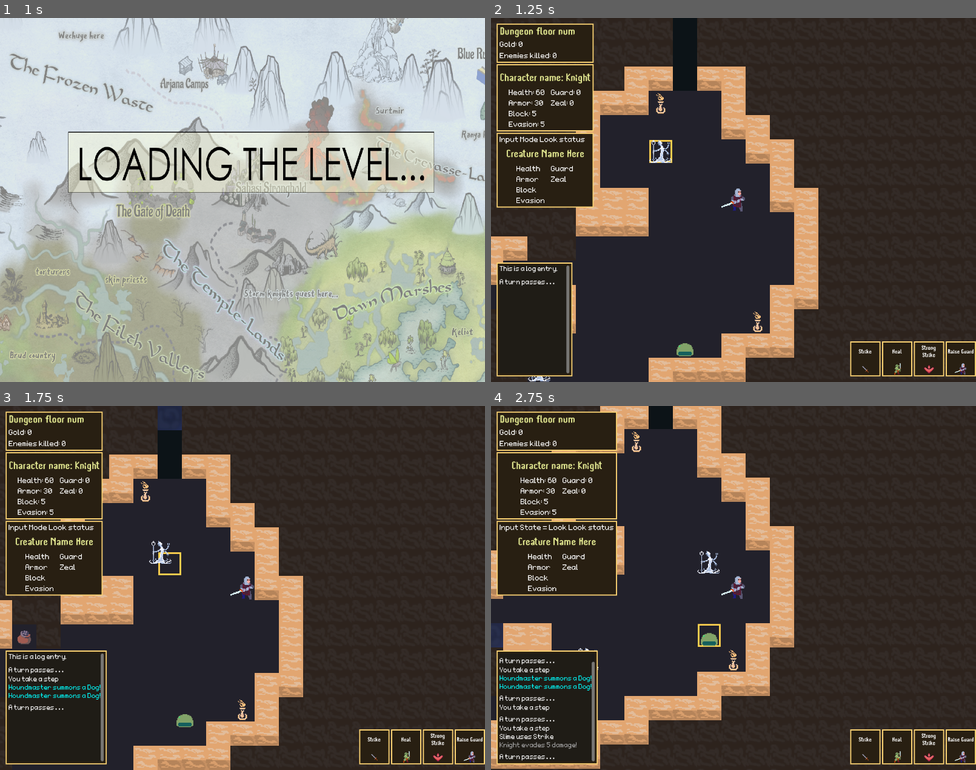
Above: before the commit, frames 1-4 (two rows, left to right).
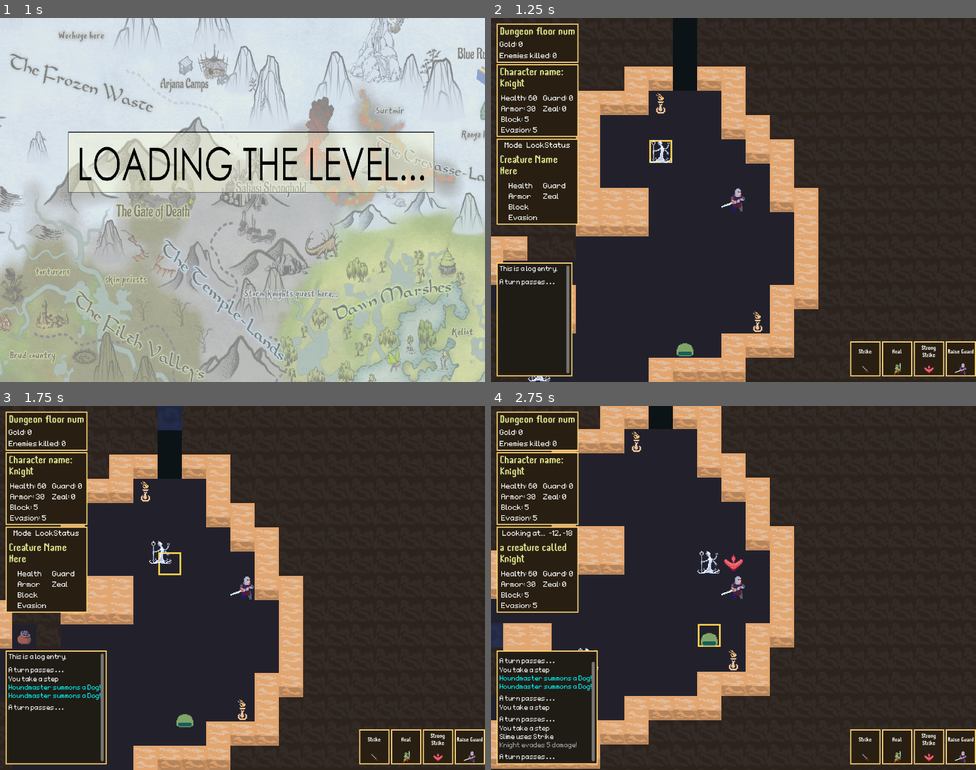
Above: after the commit, the same moments.

Repository: OttoElomaa/godot-4-roguelike-knights
Game: Godot game, scene res://Scenes/game_main.tscn
Same seed, same stepped clock (60 frames per second), same inputs: the game is played once before the commit and once after it.
Inputs (mouse positions are in pixels of both pictures, inside the frame that each line leads up to):
- Up to frame 1 (1 s): click (203, 200) at 0.52 s
- Up to frame 2 (1.25 s): no input
- Up to frame 3 (1.75 s): move the mouse to (242, 588) at 1.27 s; hold Right (ui_right) from 1.28 s (still down); tap 1 (1) at 1.35 s; tap 2 (2) at 1.55 s
- Up to frame 4 (2.75 s): move the mouse to (685, 708) at 2.02 s; release Right (ui_right) at 2.03 s; hold Down (ui_down) from 2.03 s (still down); tap 2 (2) at 2.1 s; tap L (L) at 2.3 s

Frame 1 is identical in both runs. In frame 2, 3.3% of the frame differs, in the area x 1-22%, y 1-57%; in frame 3, 3.6%; in frame 4, 6.7%, in the area x 1-52%, y 1-57%.

Commit message:
Minor: Small UI / lookTool tweaks

Diff:
--- a/Scenes/UI/LookCreatureInfoPanel.tscn
+++ b/Scenes/UI/LookCreatureInfoPanel.tscn
@@ -22,23 +22,27 @@
 
 [node name="HBoxUpper" type="HBoxContainer" parent="Margin/MainVBox"]
 layout_mode = 2
+theme_override_constants/separation = 10
+alignment = 1
 
 [node name="StateLabel" type="Label" parent="Margin/MainVBox/HBoxUpper"]
 layout_mode = 2
 theme = ExtResource("3_pxrl6")
-text = "Input Mode"
+text = "Mode"
 
 [node name="LookLabel" type="Label" parent="Margin/MainVBox/HBoxUpper"]
 layout_mode = 2
 theme = ExtResource("3_pxrl6")
-text = "Look status"
+text = "LookStatus"
 
 [node name="NameText" type="Label" parent="Margin/MainVBox"]
+custom_minimum_size = Vector2(200, 0)
 layout_mode = 2
 size_flags_horizontal = 4
 theme = ExtResource("4_66lwf")
 theme_override_colors/font_color = Color(0.882353, 0.901961, 0.564706, 1)
 text = "Creature Name Here"
+autowrap_mode = 2
 
 [node name="HBox" type="HBoxContainer" parent="Margin/MainVBox"]
 layout_mode = 2
--- a/Scripts/MiscUI/lookPanel.gd
+++ b/Scripts/MiscUI/lookPanel.gd
@@ -25,8 +25,7 @@
 
 	self.player = player
 
-	stateLabel.hide()
-	lookLabel.hide()
+	$Margin/MainVBox/HBoxUpper.hide()
 	nameLabel.text = "Character name: %s" % player.creatureName
 
 
@@ -41,11 +40,12 @@
 
 
 func updateView(creature:Node):
-	var labelsBox := $Margin/LookHbox
 
 	if player == null:
+		stateLabel.text = "Looking at..."
 		lookLabel.text = "%d, %d" % [creature.gridPosition.x, creature.gridPosition.y]
-		nameLabel.text = "It's a creature called %s" % creature.creatureName
+		nameLabel.text = "a creature called %s" % creature.creatureName
+
 
 	healthLabel.text = "Health: %d" % creature.stats.health.current
 	armorLabel.text = "Armor: %d" % creature.stats.armor.current
@@ -68,6 +68,8 @@
 func showLookInfo(game:Node, lookTool:Node):
 
 	var grid = game.getGrid()
+
+	stateLabel.text = "Looking at..."
 	lookLabel.text = "%d, %d" % [lookTool.gridPosition.x, lookTool.gridPosition.y]
 
 	var pos = lookTool.gridPosition
@@ -75,11 +77,11 @@
 	#### OPTION 2.1: A WALL TILE
 	#if not grid.is_tile_empty(lookTool.gridPosition):
 	if grid.getTileValue(pos) == 2:
-		nameLabel.text = "It's a wall."
+		nameLabel.text = "a wall."
 		toggleStatBlock(false)
 		return
 	elif grid.getTileValue(pos) == 1:
-		nameLabel.text = "It's an impassable void."
+		nameLabel.text = "an impassable void."
 		toggleStatBlock(false)
 		return
 
@@ -94,15 +96,15 @@
 		#### OPTION 2.2.2: EMPTY TILE
 		if grid.getTileValue(pos) == -1:
 			toggleStatBlock(false)
-			nameLabel.text = "It's an open space."
+			nameLabel.text = "an open space."
 			return
 
 		nameLabel.text = "This tile is bugged?"
 
 
 
-func updateStateLabel(isLook):
-	if isLook:
-		stateLabel.text = "Input State = Look"
-	else:
-		stateLabel.text = "Input State = Explore"
+#func updateStateLabel(isLook):
+	#if isLook:
+		#stateLabel.text = "Input State = Look"
+	#else:
+		#stateLabel.text = "Input State = Explore"
--- a/Scripts/WorldScripts/dungeon_ui.gd
+++ b/Scripts/WorldScripts/dungeon_ui.gd
@@ -41,8 +41,8 @@
 
 
 
-func updateStateLabel(isLook):
-	$LookMargin/VBox/LookPanel.updateStateLabel(isLook)
+#func updateStateLabel(isLook):
+	#$LookMargin/VBox/LookPanel.updateStateLabel(isLook)
 
 
 
--- a/Scripts/WorldScripts/world.gd
+++ b/Scripts/WorldScripts/world.gd
@@ -257,8 +257,10 @@
 		#### ACTUAL LOOK STUFF
 		var isLook = States.handleLook()
 		lookTool.gridPosition = player.gridPosition
-
-		getUi().updateStateLabel(isLook)
+		ui.showLookInfo(self, lookTool)
+		if isLook:
+			grid.placeGridObjectOnMap(lookTool, player.gridPosition)
+		#getUi().updateStateLabel(isLook)
 
 
 	#### FOR DEBUG
